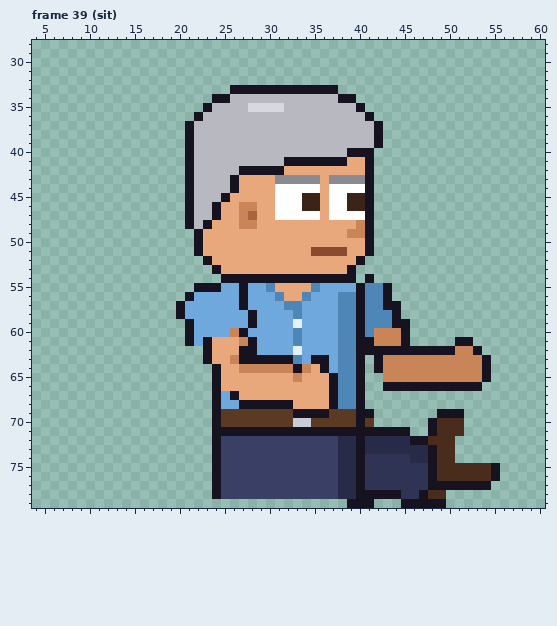
Two versions of one pixel-art file, sprites/expo/expo_attb_right_anim.aseprite. That is the earlier state.
64x80 pixels, 85 frames. Colours within 5 levels of each other are drawn and written as one. Shown: frame 39 (sit): x 4..60, y 28..79. The commit also changed other frames, which this record leaves out.
Now the later version:
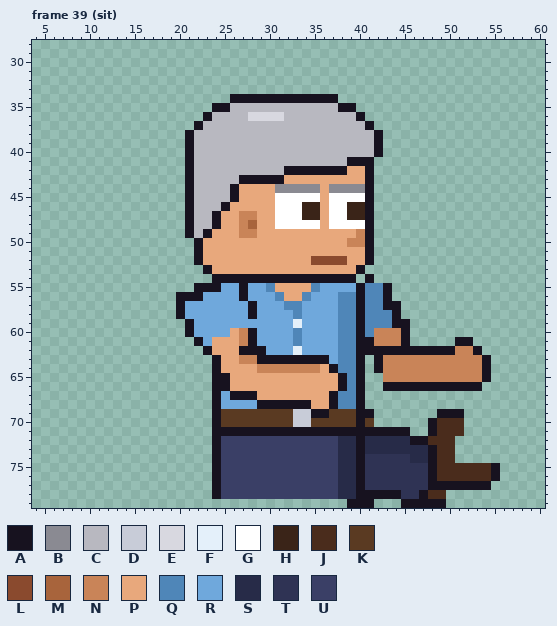
Palette (. is transparent): A #17121f  B #8a8a92  C #b8b8c0  D #c8ccd8  E #d8d8e0  F #e4f0fa  G #ffffff  H #3a2418  J #4a2c1c  K #5a3a22  L #8a4a2e  M #a8643c  N #c98458  P #e8a87c  Q #4f86b8  R #6fa8dc  S #272b48  T #2f3354  U #3a3f66
The exact change:
{"where": "frame 39 (sit)"}
{"frame":39,"y":33,"x":26,"old":"AAAAAAAAAAAA","new":"............"}
{"frame":39,"y":34,"x":24,"old":"AACCCCCCCCCCCCAA","new":"..AAAAAAAAAAAA.."}
{"frame":39,"y":35,"x":23,"old":"ACC","new":".AA"}
{"frame":39,"y":35,"x":28,"old":"EEEE","new":"CCCC"}
{"frame":39,"y":35,"x":38,"old":"CCA","new":"AA."}
{"frame":39,"y":36,"x":22,"old":"AC","new":".A"}
{"frame":39,"y":36,"x":28,"old":"CCCC","new":"EEEE"}
{"frame":39,"y":36,"x":40,"old":"CA","new":"A."}
{"frame":39,"y":37,"x":21,"old":"AC","new":".A"}
{"frame":39,"y":37,"x":41,"old":"CA","new":"A."}
{"frame":39,"y":40,"x":39,"old":"AAA.","new":"CCCA"}
{"frame":39,"y":41,"x":32,"old":"AAAAAAAPP","new":"CCCCCCCAA"}
{"frame":39,"y":42,"x":27,"old":"AAAAAPPPPPPP","new":"CCCCCAAAAAAA"}
{"frame":39,"y":43,"x":26,"old":"APPPPBBBBB","new":"CAAAAAPPPP"}
{"frame":39,"y":43,"x":37,"old":"BBBB","new":"PPPP"}
{"frame":39,"y":44,"x":31,"old":"GGGGG","new":"BBBBB"}
{"frame":39,"y":44,"x":37,"old":"GGGG","new":"BBBB"}
{"frame":39,"y":45,"x":25,"old":"AP","new":"CA"}
{"frame":39,"y":45,"x":34,"old":"HH","new":"GG"}
{"frame":39,"y":45,"x":39,"old":"HH","new":"GG"}
{"frame":39,"y":46,"x":24,"old":"AP","new":"CA"}
{"frame":39,"y":46,"x":27,"old":"NN","new":"PP"}
{"frame":39,"y":47,"x":28,"old":"M","new":"N"}
{"frame":39,"y":47,"x":34,"old":"GG","new":"HH"}
{"frame":39,"y":47,"x":39,"old":"GG","new":"HH"}
{"frame":39,"y":48,"x":23,"old":"AP","new":"CA"}
{"frame":39,"y":48,"x":28,"old":"N","new":"M"}
{"frame":39,"y":48,"x":31,"old":"PPPPP","new":"GGGGG"}
{"frame":39,"y":48,"x":37,"old":"PPPN","new":"GGGG"}
{"frame":39,"y":49,"x":21,"old":".AP","new":"ACA"}
{"frame":39,"y":49,"x":27,"old":"PP","new":"NN"}
{"frame":39,"y":49,"x":39,"old":"N","new":"P"}
{"frame":39,"y":50,"x":39,"old":"PP","new":"NN"}
{"frame":39,"y":51,"x":35,"old":"LLLL","new":"PPPP"}
{"frame":39,"y":52,"x":22,"old":".A","new":"AP"}
{"frame":39,"y":52,"x":35,"old":"PPPP","new":"LLLL"}
{"frame":39,"y":52,"x":40,"old":"A.","new":"PA"}
{"frame":39,"y":53,"x":23,"old":".A","new":"AP"}
{"frame":39,"y":53,"x":39,"old":"A.","new":"PA"}
{"frame":39,"y":54,"x":24,"old":".","new":"A"}
{"frame":39,"y":56,"x":20,"old":".","new":"A"}
{"frame":39,"y":56,"x":22,"old":"R","new":"A"}
{"frame":39,"y":57,"x":27,"old":"AR","new":"RA"}
{"frame":39,"y":59,"x":28,"old":"A","new":"R"}
{"frame":39,"y":60,"x":26,"old":"NAR","new":"PNA"}
{"frame":39,"y":61,"x":21,"old":"ARA","new":".AR"}
{"frame":39,"y":62,"x":29,"old":"R","new":"A"}
{"frame":39,"y":63,"x":23,"old":"AP","new":".A"}
{"frame":39,"y":63,"x":26,"old":"NAA","new":"PNN"}
{"frame":39,"y":63,"x":33,"old":"QR","new":"AA"}
{"frame":39,"y":64,"x":27,"old":"NN","new":"PP"}
{"frame":39,"y":64,"x":33,"old":"A","new":"N"}
{"frame":39,"y":64,"x":35,"old":"PAR","new":"NPA"}
{"frame":39,"y":65,"x":25,"old":"P","new":"A"}
{"frame":39,"y":65,"x":33,"old":"N","new":"P"}
{"frame":39,"y":65,"x":37,"old":"AQ","new":"PA"}
{"frame":39,"y":66,"x":25,"old":"P","new":"A"}
{"frame":39,"y":66,"x":37,"old":"AQ","new":"PA"}
{"frame":39,"y":67,"x":27,"old":"PP","new":"AA"}
{"frame":39,"y":68,"x":27,"old":"AA","new":"RR"}
{"frame":39,"y":68,"x":33,"old":"PP","new":"AA"}
{"frame":39,"y":69,"x":33,"old":"AA","new":"DD"}
